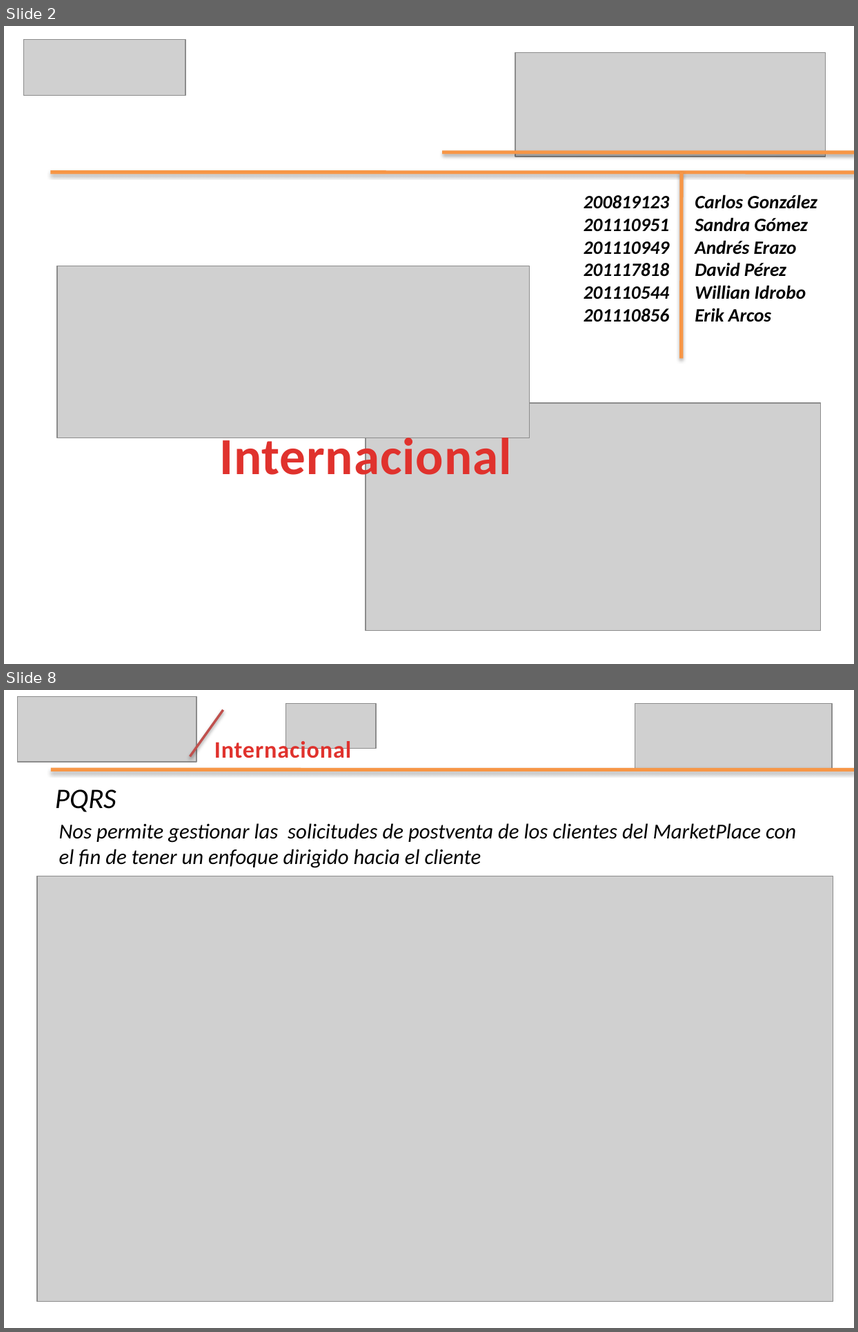
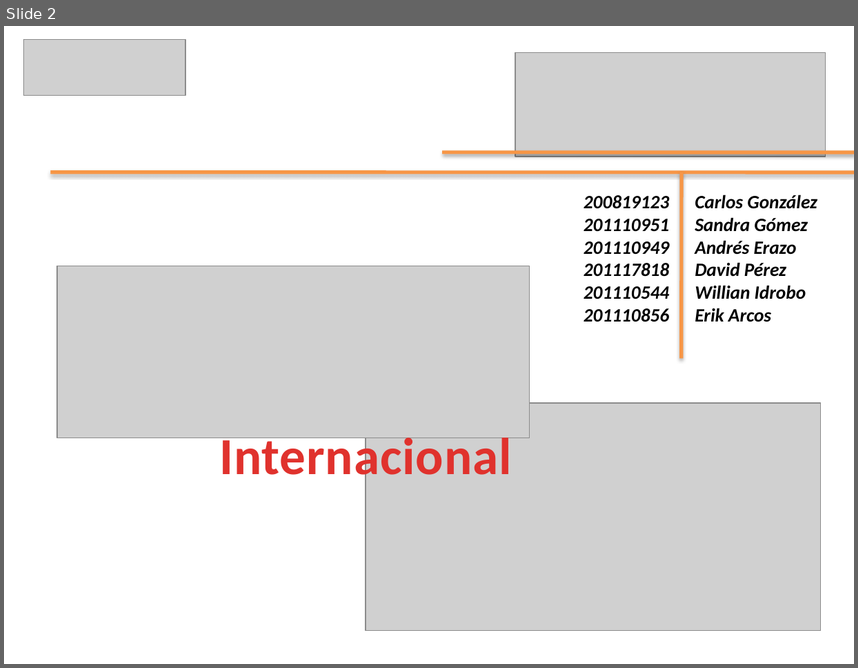
Before and after one commit to leseroth/ingenium-managment, a slide deck: CSOF5100 Proyecto 1/0621PresentacionIngenium.pptx. Shown one above the other, each under a label of ours: slides 2 and 8 before the commit, slide 2 after it; the slides between them are not shown. The pictures are 858x1332 and 858x668 pixels, drawn with LibreOffice and Linux fonts; fonts in the diff are those of the drawing; grey boxes stand for pictures. Boxes give left, top, right and bottom in pixels: in the first picture for what was removed or moved away, otherwise in the second. Text is boxed around its words. In the diff, an @@ line names an element or a change of style, - is before the commit and + after.

```diff
--- a/CSOF5100 Proyecto 1/0621PresentacionIngenium.pptx
+++ b/CSOF5100 Proyecto 1/0621PresentacionIngenium.pptx
@@ slide 8 removed at (4, 690, 854, 1328), background #FFFFFF @@
@@ picture removed at (18, 697, 197, 762) @@
@@ line removed from (190, 756) to (223, 709) @@
@@ picture removed at (286, 704, 377, 749) @@
@@ picture removed at (635, 704, 832, 770) @@
@@ text removed at (214, 738, 352, 758) @@
-Internacional
@@ line removed from (51, 770) to (854, 770) @@
@@ text removed at (55, 789, 116, 812) @@
-PQRS
@@ text removed at (59, 823, 796, 868) @@
-Nos permite gestionar las solicitudes de postventa de los clientes del MarketPlace con el fin de tener un enfoque dirigido hacia el cliente
@@ picture removed at (37, 876, 833, 1301) @@
```
Also in this commit, not shown: 11 slides changed, 16 slides added, 12 other slides removed.
